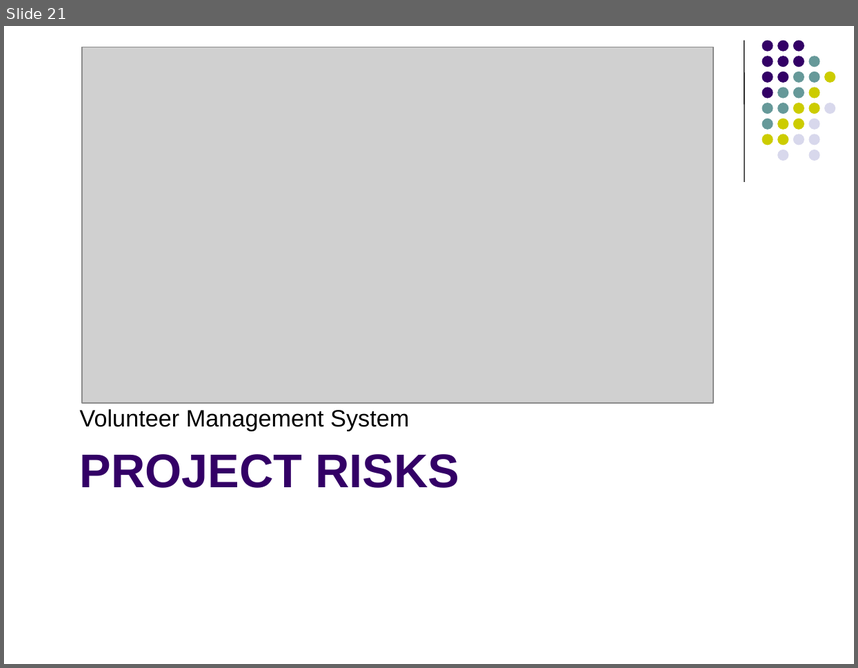
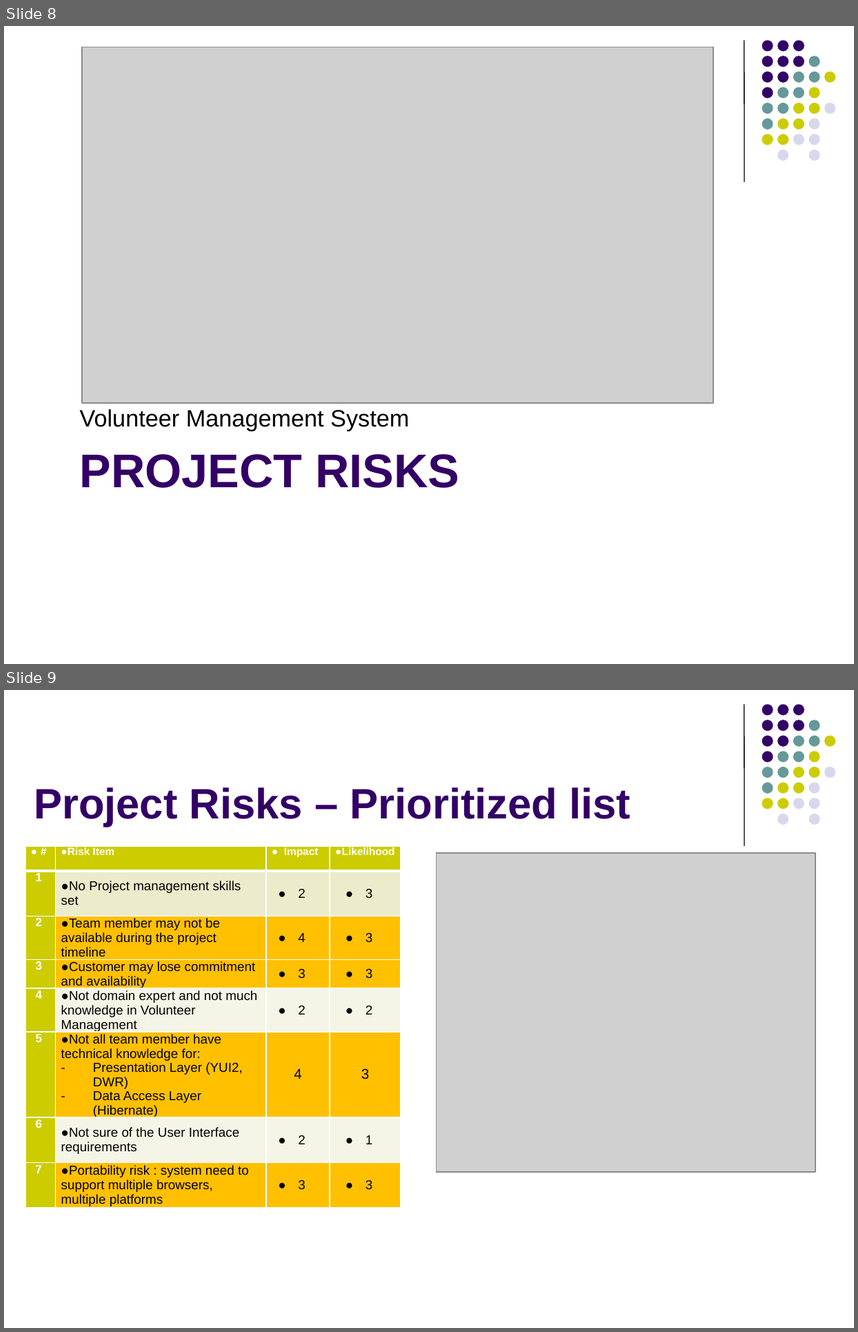
Before and after one commit to imireasa/mtech-se18-t08s, a slide deck: docs/W-9 Working Document/W-9.3 Presentation Slides/Phase1/vms_first_presentation_v0.1a.pptx. Shown one above the other, each under a label of ours: slide 21 before the commit, slides 8 and 9 after it. The pictures are 858x668 and 858x1332 pixels, drawn with LibreOffice and Linux fonts; fonts in the diff are those of the drawing; grey boxes stand for pictures. Boxes give left, top, right and bottom in pixels: in the first picture for what was removed or moved away, otherwise in the second. Text is boxed around its words. In the diff, an @@ line names an element or a change of style, - is before the commit and + after.

```diff
--- a/docs/W-9 Working Document/W-9.3 Presentation Slides/Phase1/vms_first_presentation_v0.1a.pptx
+++ b/docs/W-9 Working Document/W-9.3 Presentation Slides/Phase1/vms_first_presentation_v0.1a.pptx
@@ slide 9 added at (4,690,854,1328), background #FFFFFF; not listed: 32 template elements that a slide beside it also shows @@
@@ title added at (34,787,631,827), 36 pt, text #330066, bold @@
+Project Risks – Prioritized list
@@ table added at (25,845,401,1221), 8 rows, 4 columns @@
+# | Risk Item | Impact | Likelihood
+1 | No Project management skills set | 2 | 3
+2 | Team member may not be available during the project timeline | 4 | 3
+3 | Customer may lose commitment and availability | 3 | 3
+4 | Not domain expert and not much knowledge in Volunteer Management | 2 | 2
+5 | Not all team member have technical knowledge for: / Presentation Layer (YUI2, DWR) / Data Access Layer (Hibernate) | 4 | 3
+6 | Not sure of the User Interface requirements | 2 | 1
+7 | Portability risk : system need to support multiple browsers, multiple platforms | 3 | 3
@@ picture added at (436,854,815,1172) @@
@@ what was slide 21 is now slide 8 @@
```
Also in this commit, not shown: 8 slides changed, 11 other slides added, 4 slides removed.
